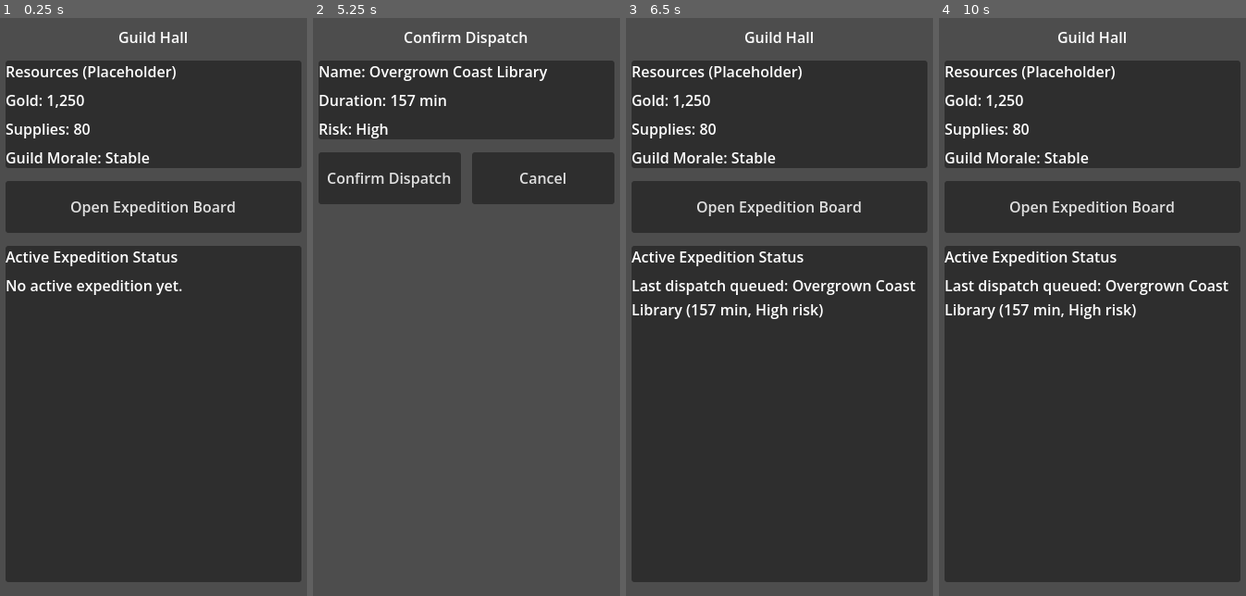
Above: before the commit, frames 1-4 (left to right).
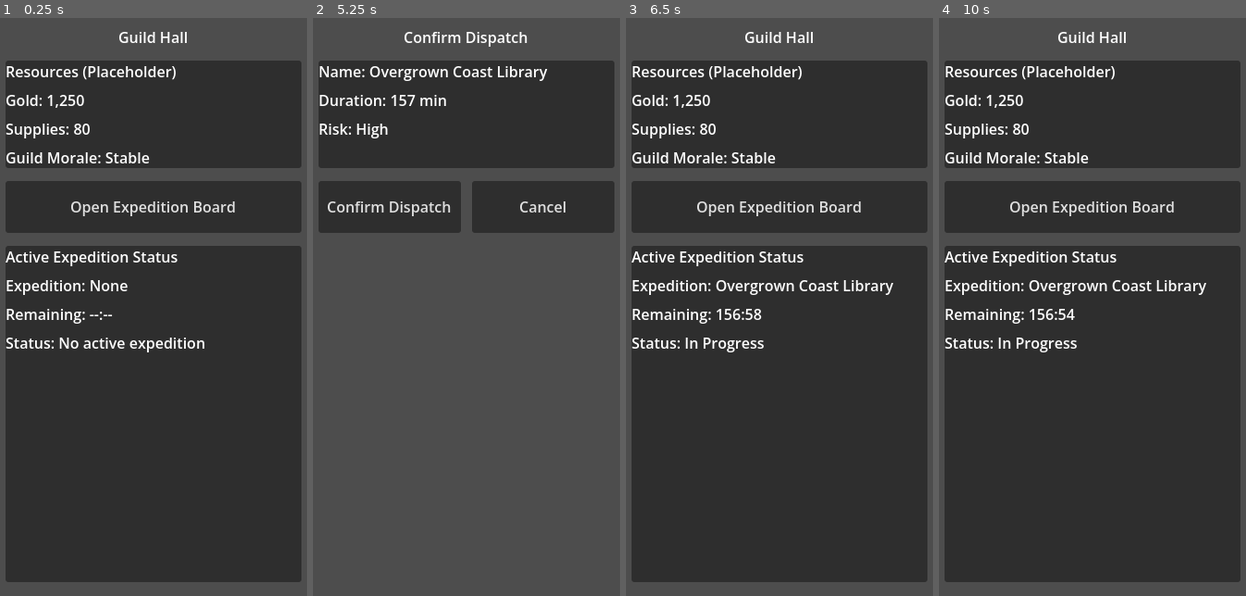
Above: after the commit, the same moments.

Repository: Navandis/expedition-guild-idle
Game: Godot game, scene res://scenes/main/Main.tscn
The game is run twice, just before and just after one commit, with the same random seed, the same clock (stepped at 60 frames per second) and the same inputs.
Inputs (mouse positions are in pixels of both pictures, inside the frame that each line leads up to):
- Up to frame 1 (0.25 s): no input
- Up to frame 2 (5.25 s): click "Open Expedition Board" at 0.5 s; click (463, 145) at 1.25 s; click (463, 283) at 2.02 s; click (463, 416) at 2.77 s; click (463, 549) at 3.52 s; click "Open Expedition Board" at 4.25 s; click "Dispatch Selected Expedition" at 5 s
- Up to frame 3 (6.5 s): click "Confirm Dispatch" at 5.75 s
- Up to frame 4 (10 s): click "Open Expedition Board" at 6.5 s; click (1089, 145) at 7.25 s; click (1089, 283) at 8.02 s; click (1089, 416) at 8.77 s; click (1089, 549) at 9.52 s

The runs differ from the first frame. In frame 1, 1.4% of the frame differs, in the area x 1-67%, y 45-58%; in frame 2, 9.0%, in the area x 1-99%, y 20-38%; in frame 3, 2.2%; in frame 4, 2.2%.

Commit message:
Add single active expedition runtime tracking

Diff:
--- a/scenes/dispatch/DispatchScreen.tscn
+++ b/scenes/dispatch/DispatchScreen.tscn
@@ -54,6 +54,12 @@
 layout_mode = 2
 text = "Risk:"
 
+[node name="BlockReasonLabel" type="Label" parent="SafeArea/RootColumn/DispatchPanel/Rows"]
+layout_mode = 2
+text = ""
+autowrap_mode = 3
+theme_override_colors/font_color = Color(0.86, 0.28, 0.2, 1)
+
 [node name="ButtonsRow" type="HBoxContainer" parent="SafeArea/RootColumn"]
 layout_mode = 2
 theme_override_constants/separation = 12
--- a/scenes/guild_hall/GuildHall.tscn
+++ b/scenes/guild_hall/GuildHall.tscn
@@ -73,7 +73,16 @@
 layout_mode = 2
 text = "Active Expedition Status"
 
+[node name="ActiveNameLabel" type="Label" parent="SafeArea/RootColumn/ActiveExpeditionPanel/ActiveRows"]
+layout_mode = 2
+text = "Expedition: None"
+autowrap_mode = 3
+
+[node name="RemainingTimeLabel" type="Label" parent="SafeArea/RootColumn/ActiveExpeditionPanel/ActiveRows"]
+layout_mode = 2
+text = "Remaining: --:--"
+
 [node name="StatusLabel" type="Label" parent="SafeArea/RootColumn/ActiveExpeditionPanel/ActiveRows" unique_id=806509298]
 layout_mode = 2
-text = "No active expedition yet."
+text = "Status: No active expedition"
 autowrap_mode = 3
--- a/scripts/core/GameManager.gd
+++ b/scripts/core/GameManager.gd
@@ -8,7 +8,7 @@
 const EXPEDITION_BOARD_SCENE := preload("res://scenes/expedition_board/ExpeditionBoard.tscn")
 const DISPATCH_SCREEN_SCENE := preload("res://scenes/dispatch/DispatchScreen.tscn")
 
-var selected_expedition_for_activation: Dictionary = {}
+var _expedition_manager := ExpeditionManager.new()
 
 var _guild_hall_controller: GuildHallController
 var _expedition_board_controller: ExpeditionBoardController
@@ -23,8 +23,8 @@
 
 
 func get_selected_expedition_for_activation() -> Dictionary:
-	# Duplicate keeps outside callers from mutating manager-owned state.
-	return selected_expedition_for_activation.duplicate(true)
+	# Backward-compatible accessor while the runtime flow migrates to ExpeditionManager.
+	return _expedition_manager.get_active_expedition()
 
 
 func _show_guild_hall() -> void:
@@ -33,7 +33,7 @@
 		_guild_hall_controller.open_expedition_board_requested.connect(_on_open_expedition_board_requested)
 
 	_show_screen(_guild_hall_controller)
-	_guild_hall_controller.set_active_expedition_status(selected_expedition_for_activation)
+	_guild_hall_controller.set_expedition_manager(_expedition_manager)
 
 
 func _show_expedition_board() -> void:
@@ -53,6 +53,10 @@
 
 	_show_screen(_dispatch_controller)
 	_dispatch_controller.set_expedition_data(expedition_data)
+	_dispatch_controller.set_dispatch_blocked(
+		_expedition_manager.has_active_expedition(),
+		_expedition_manager.get_active_expedition()
+	)
 
 
 func _show_screen(screen: Control) -> void:
@@ -86,18 +90,25 @@
 
 
 func _on_expedition_dispatch_requested(expedition_data: Dictionary) -> void:
+	if _expedition_manager.has_active_expedition():
+		_show_guild_hall()
+		return
+
 	_show_dispatch_screen(expedition_data)
 
 
 func _on_dispatch_confirmed(expedition_data: Dictionary) -> void:
-	# This is the shared runtime handoff for the next milestone's active expedition loop.
-	selected_expedition_for_activation = expedition_data.duplicate(true)
-	print("Dispatch confirmed: %s" % str(selected_expedition_for_activation.get("id", "unknown")))
+	var started := _expedition_manager.start_expedition(expedition_data)
+	if not started:
+		_show_guild_hall()
+		return
+
+	print("Dispatch confirmed: %s" % str(expedition_data.get("id", "unknown")))
 
 	if _expedition_board_controller != null:
 		_expedition_board_controller.replace_expedition_by_id(
-			str(selected_expedition_for_activation.get("id", "")),
-			selected_expedition_for_activation
+			str(expedition_data.get("id", "")),
+			expedition_data
 		)
 
 	_show_guild_hall()
--- /dev/null
+++ b/scripts/systems/ExpeditionManager.gd
@@ -0,0 +1,91 @@
+extends RefCounted
+class_name ExpeditionManager
+
+# ExpeditionManager tracks exactly one active expedition for v0.1.
+# It stores runtime timing fields and exposes a small read-only API for UI.
+
+const STATUS_IDLE := "idle"
+const STATUS_IN_PROGRESS := "in_progress"
+const STATUS_COMPLETED := "completed"
+
+var _active_expedition: Dictionary = {}
+
+
+func has_active_expedition() -> bool:
+	_update_runtime_status()
+	return str(_active_expedition.get("status", STATUS_IDLE)) == STATUS_IN_PROGRESS
+
+
+func start_expedition(expedition_offer: Dictionary) -> bool:
+	if has_active_expedition():
+		return false
+
+	var duration_minutes := int(expedition_offer.get("duration_minutes", 0))
+	if duration_minutes <= 0:
+		duration_minutes = 1
+
+	var start_unix := Time.get_unix_time_from_system()
+	var finish_unix := start_unix + (duration_minutes * 60)
+
+	_active_expedition = {
+		"id": str(expedition_offer.get("id", "")),
+		"display_name": str(expedition_offer.get("display_name", "Unknown Expedition")),
+		"duration_minutes": duration_minutes,
+		"start_time_unix": start_unix,
+		"expected_finish_time": finish_unix,
+		"status": STATUS_IN_PROGRESS
+	}
+	return true
+
+
+func get_active_expedition() -> Dictionary:
+	_update_runtime_status()
+	return _active_expedition.duplicate(true)
+
+
+func get_status_label() -> String:
+	_update_runtime_status()
+	var status := str(_active_expedition.get("status", STATUS_IDLE))
+	match status:
+		STATUS_IN_PROGRESS:
+			return "In Progress"
+		STATUS_COMPLETED:
+			return "Completed"
+		_:
+			return "No Active Expedition"
+
+
+func get_remaining_seconds() -> int:
+	_update_runtime_status()
+	if str(_active_expedition.get("status", STATUS_IDLE)) != STATUS_IN_PROGRESS:
+		return 0
+
+	return _compute_remaining_seconds()
+
+
+func get_remaining_time_text() -> String:
+	var remaining := get_remaining_seconds()
+	if remaining <= 0:
+		return "00:00"
+
+	var minutes := remaining / 60
+	var seconds := remaining % 60
+	return "%02d:%02d" % [minutes, seconds]
+
+
+func _compute_remaining_seconds() -> int:
+	var now_unix := Time.get_unix_time_from_system()
+	var expected_finish := int(_active_expedition.get("expected_finish_time", now_unix))
+	return max(0, expected_finish - now_unix)
+
+
+func _update_runtime_status() -> void:
+	if _active_expedition.is_empty():
+		return
+
+	var status := str(_active_expedition.get("status", STATUS_IDLE))
+	if status != STATUS_IN_PROGRESS:
+		return
+
+	if _compute_remaining_seconds() <= 0:
+		_active_expedition["status"] = STATUS_COMPLETED
--- a/scripts/ui/DispatchController.gd
+++ b/scripts/ui/DispatchController.gd
@@ -10,13 +10,17 @@
 @onready var _name_label: Label = $SafeArea/RootColumn/DispatchPanel/Rows/NameLabel
 @onready var _duration_label: Label = $SafeArea/RootColumn/DispatchPanel/Rows/DurationLabel
 @onready var _risk_label: Label = $SafeArea/RootColumn/DispatchPanel/Rows/RiskLabel
+@onready var _block_reason_label: Label = $SafeArea/RootColumn/DispatchPanel/Rows/BlockReasonLabel
+@onready var _confirm_button: Button = $SafeArea/RootColumn/ButtonsRow/ConfirmButton
 
 var _expedition_data: Dictionary = {}
+var _dispatch_blocked := false
 
 
 func _ready() -> void:
-	$SafeArea/RootColumn/ButtonsRow/ConfirmButton.pressed.connect(_on_confirm_pressed)
+	_confirm_button.pressed.connect(_on_confirm_pressed)
 	$SafeArea/RootColumn/ButtonsRow/CancelButton.pressed.connect(_on_cancel_pressed)
+	_refresh_block_state()
 
 
 func set_expedition_data(expedition_data: Dictionary) -> void:
@@ -27,7 +31,25 @@
 	_risk_label.text = "Risk: %s" % str(_expedition_data.get("risk_label", "Unknown"))
 
 
+func set_dispatch_blocked(is_blocked: bool, active_expedition: Dictionary = {}) -> void:
+	_dispatch_blocked = is_blocked
+	if _dispatch_blocked:
+		var active_name := str(active_expedition.get("display_name", "Unknown Expedition"))
+		_block_reason_label.text = "Dispatch blocked: %s is already in progress." % active_name
+	else:
+		_block_reason_label.text = ""
+	_refresh_block_state()
+
+
+func _refresh_block_state() -> void:
+	if _confirm_button == null:
+		return
+	_confirm_button.disabled = _dispatch_blocked
+
+
 func _on_confirm_pressed() -> void:
+	if _dispatch_blocked:
+		return
 	if _expedition_data.is_empty():
 		return
 	confirmed.emit(_expedition_data.duplicate(true))
--- a/scripts/ui/GuildHallController.gd
+++ b/scripts/ui/GuildHallController.gd
@@ -3,27 +3,56 @@
 
 # GuildHallController is the simple "home" view for this milestone.
 # It displays placeholder resources, a button into the board, and a small
-# status box that will later summarize active expedition progress.
+# status box that summarizes active expedition progress.
 
 signal open_expedition_board_requested
 
+@onready var _active_name_label: Label = $SafeArea/RootColumn/ActiveExpeditionPanel/ActiveRows/ActiveNameLabel
+@onready var _remaining_time_label: Label = $SafeArea/RootColumn/ActiveExpeditionPanel/ActiveRows/RemainingTimeLabel
 @onready var _active_status_label: Label = $SafeArea/RootColumn/ActiveExpeditionPanel/ActiveRows/StatusLabel
+
+var _expedition_manager: ExpeditionManager
+
 
 func _ready() -> void:
 	$SafeArea/RootColumn/OpenBoardButton.pressed.connect(_on_open_board_pressed)
+	set_process(true)
+	_refresh_active_status()
 
 
-func set_active_expedition_status(expedition_data: Dictionary) -> void:
-	if expedition_data.is_empty():
-		_active_status_label.text = "No active expedition yet."
+func _process(_delta: float) -> void:
+	_refresh_active_status()
+
+
+func set_expedition_manager(expedition_manager: ExpeditionManager) -> void:
+	_expedition_manager = expedition_manager
+	_refresh_active_status()
+
+
+func _refresh_active_status() -> void:
+	if _active_name_label == null or _remaining_time_label == null or _active_status_label == null:
 		return
 
-	# Keep this text short and readable for small mobile layouts.
-	_active_status_label.text = "Last dispatch queued: %s (%s min, %s risk)" % [
-		str(expedition_data.get("display_name", "Unknown Expedition")),
-		str(expedition_data.get("duration_minutes", "?")),
-		str(expedition_data.get("risk_label", "Unknown"))
-	]
+	if _expedition_manager == null:
+		_active_name_label.text = "Expedition: None"
+		_remaining_time_label.text = "Remaining: --:--"
+		_active_status_label.text = "Status: No active expedition"
+		return
+
+	var expedition := _expedition_manager.get_active_expedition()
+	if expedition.is_empty():
+		_active_name_label.text = "Expedition: None"
+		_remaining_time_label.text = "Remaining: --:--"
+		_active_status_label.text = "Status: No active expedition"
+		return
+
+	_active_name_label.text = "Expedition: %s" % str(expedition.get("display_name", "Unknown Expedition"))
+	_active_status_label.text = "Status: %s" % _expedition_manager.get_status_label()
+
+	if _expedition_manager.has_active_expedition():
+		_remaining_time_label.text = "Remaining: %s" % _expedition_manager.get_remaining_time_text()
+	else:
+		_remaining_time_label.text = "Remaining: 00:00"
 
 
 func _on_open_board_pressed() -> void:
